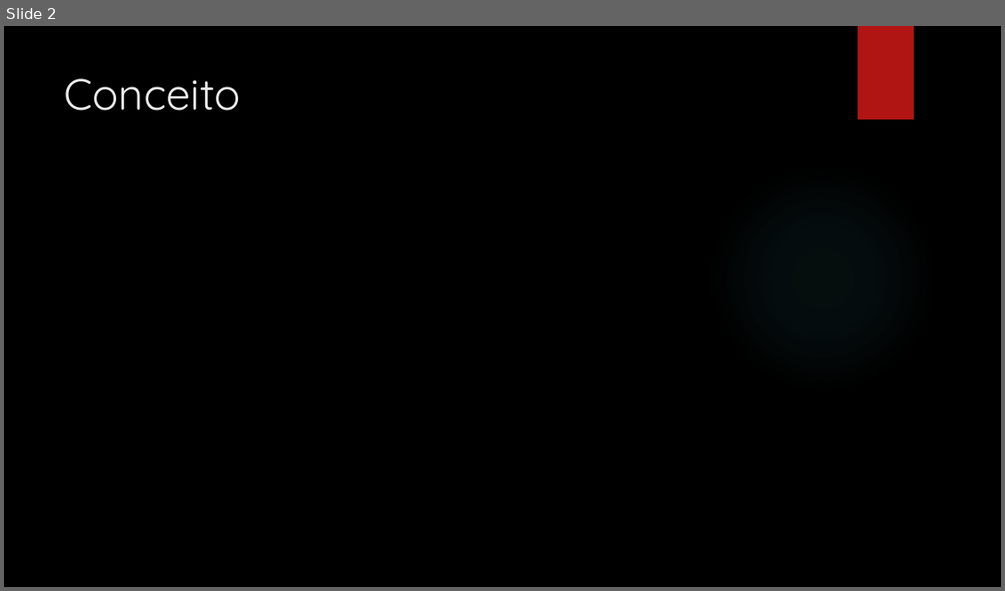
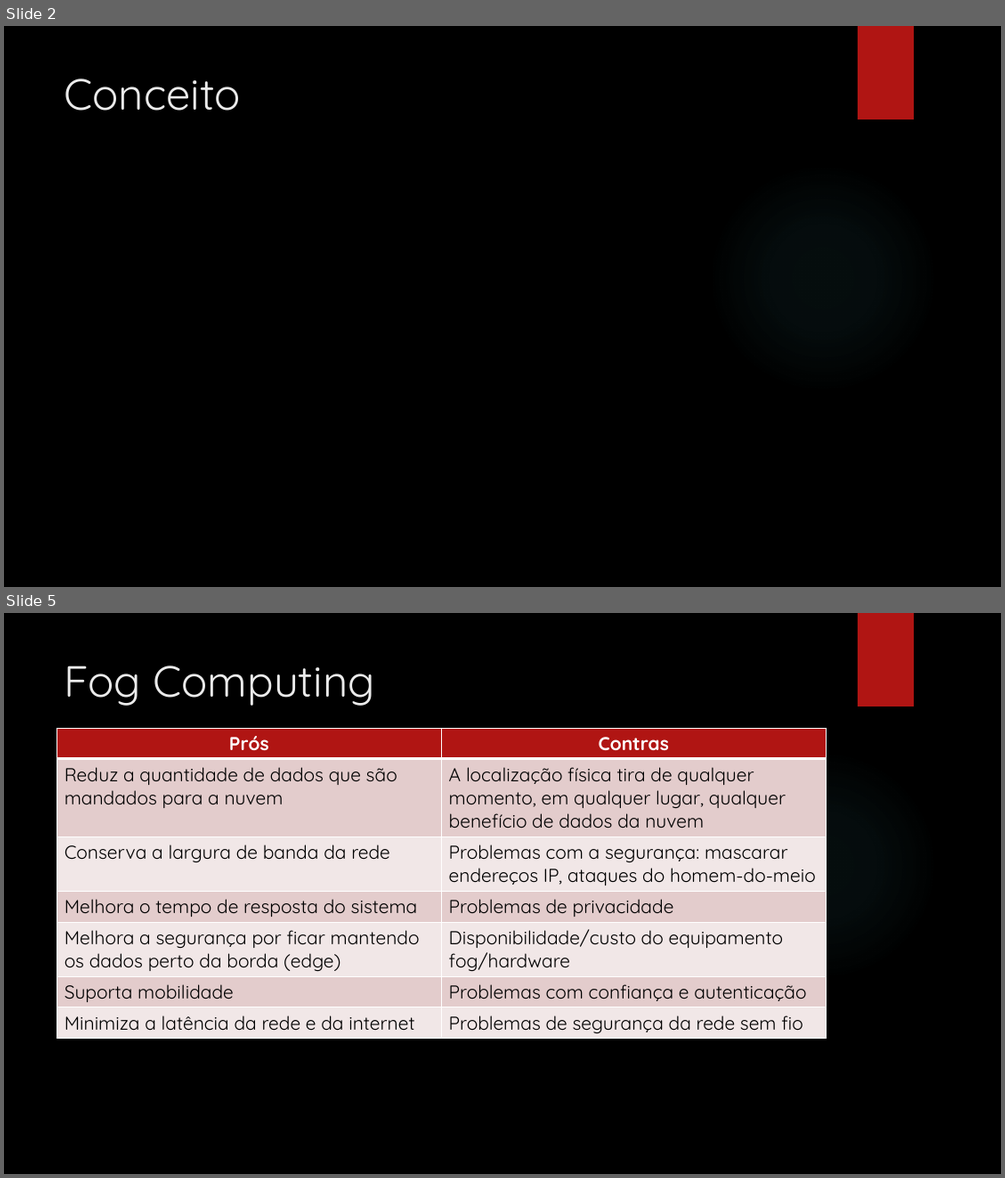
Before and after one commit to SephirothZX/AOC_2017_JPTB_FogComputing, a slide deck: Fog Computing.pptx. Shown one above the other, each under a label of ours: slide 2 before the commit, slides 2 and 5 after it; the slides between them are not shown. The pictures are 1005x591 and 1005x1178 pixels, drawn with LibreOffice and Linux fonts; fonts in the diff are those of the drawing; background and template pictures are left out. Boxes give left, top, right and bottom in pixels: in the first picture for what was removed or moved away, otherwise in the second. Text is boxed around its words. In the diff, an @@ line names an element or a change of style, - is before the commit and + after.

```diff
--- a/Fog Computing.pptx
+++ b/Fog Computing.pptx
@@ slide 5 added at <box>4,613,1001,1174</box>, background picture (left out); not listed: 2 template elements that a slide beside it also shows @@
@@ title added at <box>65,666,375,706</box>, 42 pt, text #EBEBEB @@
+Fog Computing
@@ table added at <box>57,728,825,1140</box>, 7 rows, 2 columns @@
+Prós | Contras
+Reduz a quantidade de dados que são mandados para a nuvem | A localização física tira de qualquer momento, em qualquer lugar, qualquer benefício de dados da nuvem
+Conserva a largura de banda da rede | Problemas com a segurança: mascarar endereços IP, ataques do homem-do-meio
+Melhora o tempo de resposta do sistema | Problemas de privacidade
+Melhora a segurança por ficar mantendo os dados perto da borda (edge) | Disponibilidade/custo do equipamento fog/hardware
+Suporta mobilidade | Problemas com confiança e autenticação
+Minimiza a latência da rede e da internet | Problemas de segurança da rede sem fio
```
Also in this commit, not shown: 2 other slides added, 3 slides removed.
